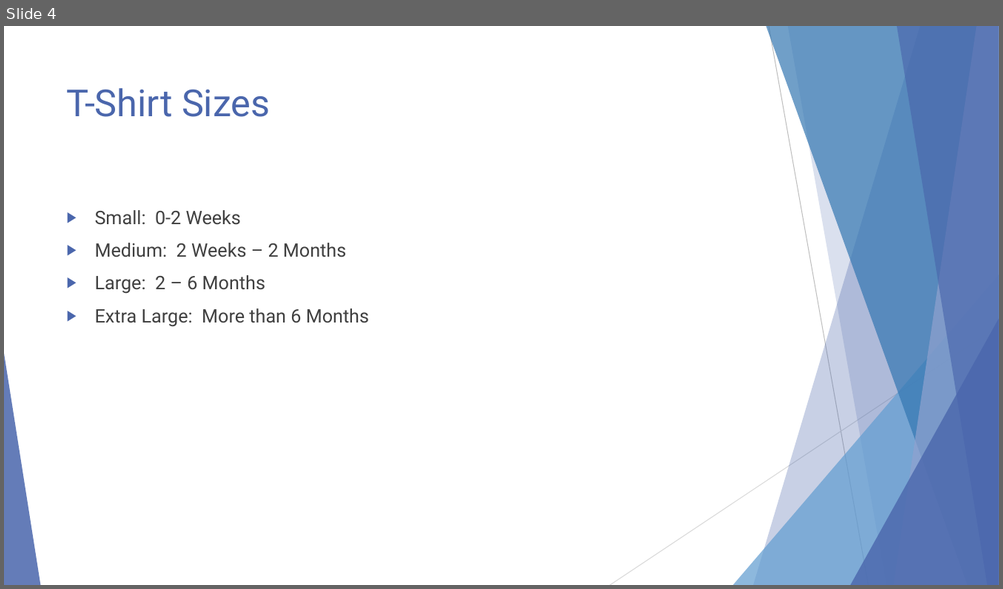
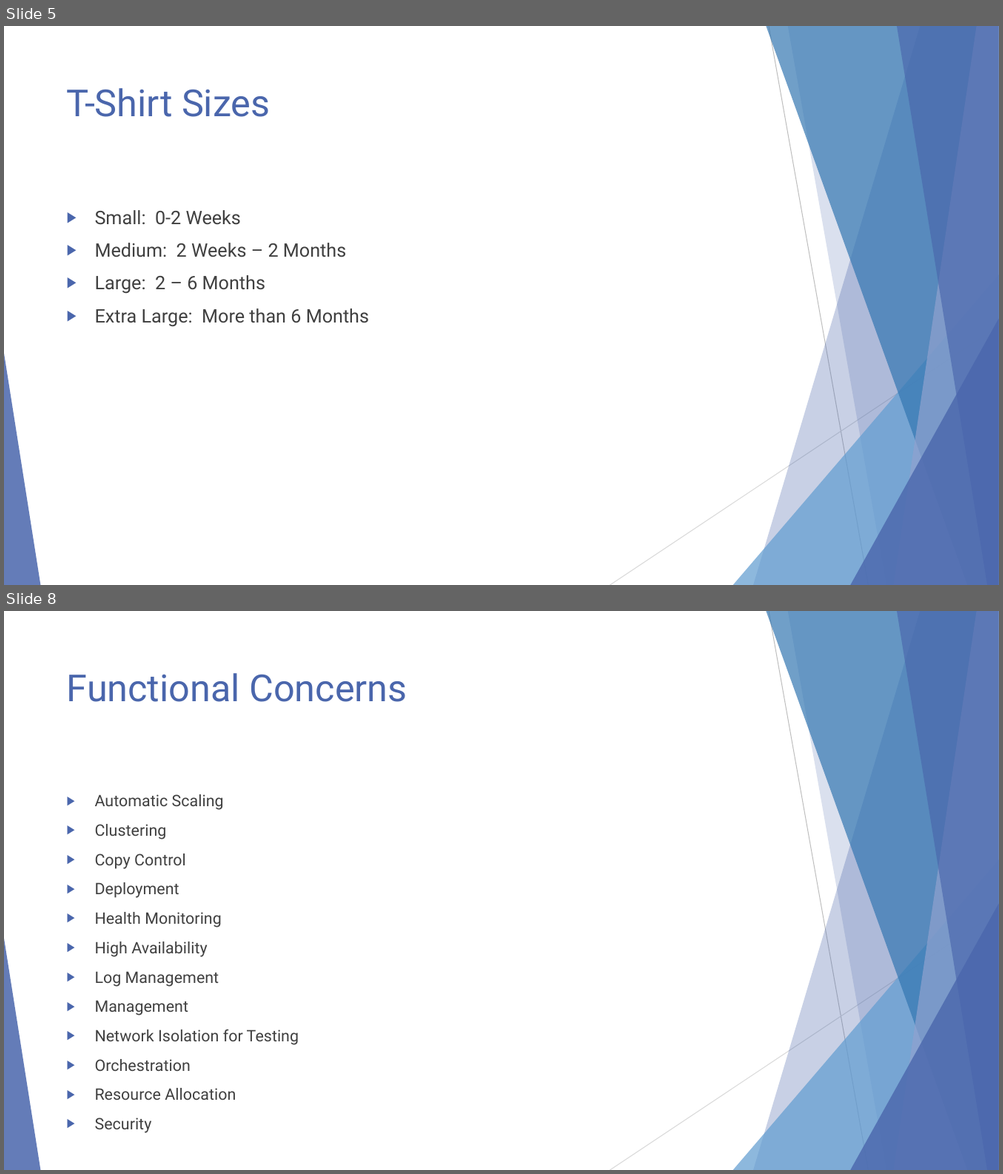
Before and after one commit to EnterpriseProductsLP/docker-straw-man, a slide deck: presentation.pptx. Shown one above the other, each under a label of ours: slide 4 before the commit, slides 5 and 8 after it; the slides between them are not shown. The pictures are 1003x589 and 1003x1174 pixels, drawn with LibreOffice and Linux fonts; fonts in the diff are those of the drawing. Boxes give left, top, right and bottom in pixels: in the first picture for what was removed or moved away, otherwise in the second. Text is boxed around its words. In the diff, an @@ line names an element or a change of style, - is before the commit and + after.

```diff
--- a/presentation.pptx
+++ b/presentation.pptx
@@ slide 8 added at (4,611,999,1170), background #FFFFFF; not listed: 10 template elements that a slide beside it also shows @@
@@ title added at (67,673,407,702), 36 pt, text #4A66AC @@
+Functional Concerns
@@ text added at (95,795,299,1100), 15.3 pt, text #404040 @@
+▶ Automatic Scaling
+▶ Clustering
+▶ Copy Control
+▶ Deployment
+▶ Health Monitoring
+▶ High Availability
+▶ Log Management
+▶ Management
+▶ Network Isolation for Testing
+▶ Orchestration
+▶ Resource Allocation
+▶ Security
@@ what was slide 4 is now slide 5 @@
```
Also in this commit, not shown: 3 slides changed, 11 other slides added.
